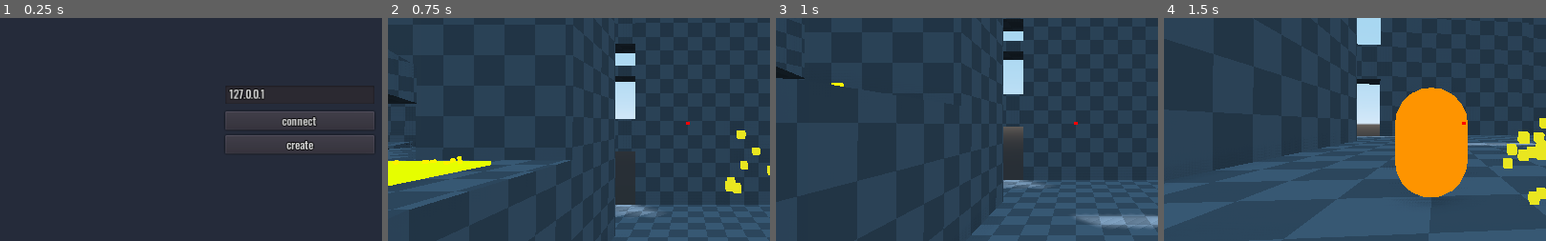
Above: before the commit, frames 1-4 (left to right).
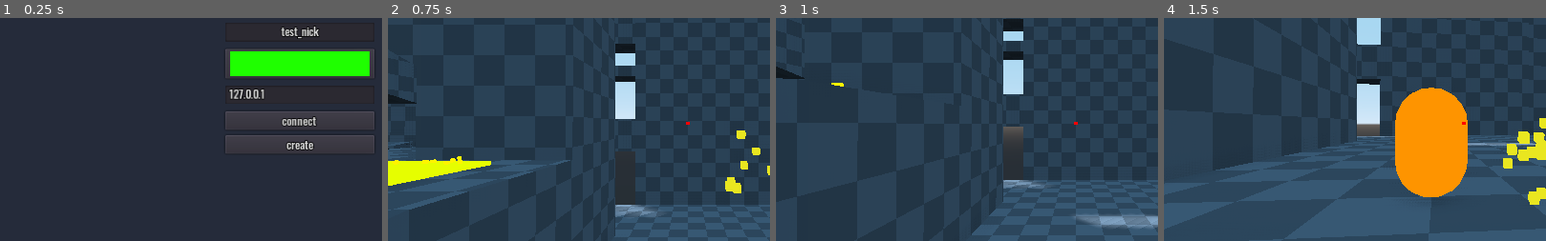
Above: after the commit, the same moments.

Repository: night-glider/freerun-shooter
Game: Godot game, scene res://world.tscn
Same seed, same stepped clock (60 frames per second), same inputs: the game is played once before the commit and once after it.
Inputs (mouse positions are % of the whole screen's width and height, from its top left):
- Up to frame 1 (0.25 s): no input
- Up to frame 2 (0.75 s): click "connect" at 0.5 s
- Up to frame 3 (1 s): no input
- Up to frame 4 (1.5 s): tap Enter at 1.25 s; move the mouse to (55, 50) at 1.27 s; press the mouse at (55, 50) at 1.28 s; hold W (move_forward) from 1.28 s (still down)
The pictures show only the part of the screen within x 11-61%, y 26-76%; the shares and areas given below are measured in that part.

The runs differ from the first frame. In frame 1, 4.9% of the frame differs, in the area x 59-98%, y 3-27%; in frame 2, nothing differs; in frame 3, nothing differs; in frame 4, nothing differs.
Error after the commit: Parse Error: Variable "Time" shadows a native class. (res://DrawLine3D.gd:7)

Commit message:
added color picker

Diff:
--- /dev/null
+++ b/DrawLine3D.gd
@@ -0,0 +1,97 @@
+extends Node2D
+
+class Line:
+	var Start
+	var End
+	var LineColor
+	var Time
+
+	func _init(Start, End, LineColor, Time):
+		self.Start = Start
+		self.End = End
+		self.LineColor = LineColor
+		self.Time = Time
+
+var Lines = []
+var RemovedLine = false
+
+func _process(delta):
+	for i in range(len(Lines)):
+		Lines[i].Time -= delta
+
+	if(len(Lines) > 0 || RemovedLine):
+		update() #Calls _draw
+		RemovedLine = false
+
+func _draw():
+	var Cam = get_viewport().get_camera()
+	for i in range(len(Lines)):
+		var ScreenPointStart = Cam.unproject_position(Lines[i].Start)
+		var ScreenPointEnd = Cam.unproject_position(Lines[i].End)
+
+		#Dont draw line if either start or end is considered behind the camera
+		#this causes the line to not be drawn sometimes but avoids a bug where the
+		#line is drawn incorrectly
+		if(Cam.is_position_behind(Lines[i].Start) ||
+			Cam.is_position_behind(Lines[i].End)):
+			continue
+
+		draw_line(ScreenPointStart, ScreenPointEnd, Lines[i].LineColor)
+
+	#Remove lines that have timed out
+	var i = Lines.size() - 1
+	while (i >= 0):
+		if(Lines[i].Time < 0.0):
+			Lines.remove(i)
+			RemovedLine = true
+		i -= 1
+
+func DrawLine(Start, End, LineColor, Time = 0.0):
+	Lines.append(Line.new(Start, End, LineColor, Time))
+
+func DrawRay(Start, Ray, LineColor, Time = 0.0):
+	Lines.append(Line.new(Start, Start + Ray, LineColor, Time))
+
+func DrawCube(Center, HalfExtents, LineColor, Time = 0.0):
+	#Start at the 'top left'
+	var LinePointStart = Center
+	LinePointStart.x -= HalfExtents
+	LinePointStart.y += HalfExtents
+	LinePointStart.z -= HalfExtents
+
+	#Draw top square
+	var LinePointEnd = LinePointStart + Vector3(0, 0, HalfExtents * 2.0)
+	DrawLine(LinePointStart, LinePointEnd, LineColor, Time);
+	LinePointStart = LinePointEnd
+	LinePointEnd = LinePointStart + Vector3(HalfExtents * 2.0, 0, 0)
+	DrawLine(LinePointStart, LinePointEnd, LineColor, Time);
+	LinePointStart = LinePointEnd
+	LinePointEnd = LinePointStart + Vector3(0, 0, -HalfExtents * 2.0)
+	DrawLine(LinePointStart, LinePointEnd, LineColor, Time);
+	LinePointStart = LinePointEnd
+	LinePointEnd = LinePointStart + Vector3(-HalfExtents * 2.0, 0, 0)
+	DrawLine(LinePointStart, LinePointEnd, LineColor, Time);
+
+	#Draw bottom square
+	LinePointStart = LinePointEnd + Vector3(0, -HalfExtents * 2.0, 0)
+	LinePointEnd = LinePointStart + Vector3(0, 0, HalfExtents * 2.0)
+	DrawLine(LinePointStart, LinePointEnd, LineColor, Time);
+	LinePointStart = LinePointEnd
+	LinePointEnd = LinePointStart + Vector3(HalfExtents * 2.0, 0, 0)
+	DrawLine(LinePointStart, LinePointEnd, LineColor, Time);
+	LinePointStart = LinePointEnd
+	LinePointEnd = LinePointStart + Vector3(0, 0, -HalfExtents * 2.0)
+	DrawLine(LinePointStart, LinePointEnd, LineColor, Time);
+	LinePointStart = LinePointEnd
+	LinePointEnd = LinePointStart + Vector3(-HalfExtents * 2.0, 0, 0)
+	DrawLine(LinePointStart, LinePointEnd, LineColor, Time);
+
+	#Draw vertical lines
+	LinePointStart = LinePointEnd
+	DrawRay(LinePointStart, Vector3(0, HalfExtents * 2.0, 0), LineColor, Time)
+	LinePointStart += Vector3(0, 0, HalfExtents * 2.0)
+	DrawRay(LinePointStart, Vector3(0, HalfExtents * 2.0, 0), LineColor, Time)
+	LinePointStart += Vector3(HalfExtents * 2.0, 0, 0)
+	DrawRay(LinePointStart, Vector3(0, HalfExtents * 2.0, 0), LineColor, Time)
+	LinePointStart += Vector3(0, 0, -HalfExtents * 2.0)
+	DrawRay(LinePointStart, Vector3(0, HalfExtents * 2.0, 0), LineColor, Time)
--- a/project.godot
+++ b/project.godot
@@ -13,6 +13,10 @@
 config/name="parkour"
 run/main_scene="res://world.tscn"
 config/icon="res://textures/icon.png"
+
+[autoload]
+
+DrawLine3d="*res://DrawLine3D.gd"
 
 [debug]
 
--- a/scenes/enemy.tscn
+++ b/scenes/enemy.tscn
@@ -20,9 +20,7 @@
 [sub_resource type="SpatialMaterial" id=5]
 flags_unshaded = true
 
-[node name="enemy" type="Area" groups=[
-"can_be_hit",
-]]
+[node name="enemy" type="Area" groups=["can_be_hit"]]
 script = ExtResource( 1 )
 
 [node name="CollisionShape" type="CollisionShape" parent="."]
--- a/scenes/player.tscn
+++ b/scenes/player.tscn
@@ -375,6 +375,31 @@
 "_edit_use_anchors_": false
 }
 
+[node name="ColorPickerButton" type="ColorPickerButton" parent="multiplayer"]
+anchor_right = 1.0
+margin_top = -50.0
+margin_bottom = -10.0
+grow_vertical = 0
+color = Color( 0.12549, 1, 0, 1 )
+edit_alpha = false
+__meta__ = {
+"_edit_use_anchors_": false
+}
+
+[node name="nickname" type="LineEdit" parent="multiplayer"]
+anchor_right = 1.0
+margin_top = -85.0
+margin_bottom = -60.0
+text = "test_nick"
+align = 1
+max_length = 20
+placeholder_text = "nickname"
+caret_blink = true
+caret_blink_speed = 0.1
+__meta__ = {
+"_edit_use_anchors_": false
+}
+
 [connection signal="pressed" from="debug_info/reset_score" to="." method="_on_reset_score_pressed"]
 [connection signal="pressed" from="multiplayer/connect" to="." method="_on_connect_pressed"]
 [connection signal="pressed" from="multiplayer/create" to="." method="_on_create_pressed"]
--- a/scenes/projectile.gd
+++ b/scenes/projectile.gd
@@ -8,40 +8,62 @@
 var scale_modifier:float
 
 
-func init(start_trans:Transform, accel:Vector3, vel:Vector3, dam:float, time:int):
+func init(start_trans:Transform, accel:Vector3, vel:Vector3, scale_modifier:float, dam:float, color:Color, time:int):
 	global_transform = start_trans
 	start_pos = start_trans.origin
 	acceleration = accel
 	velocity = vel
 	damage = dam
-	scale.x = 1 + damage/50
-	scale.y = 1 + damage/50
-	scale.z = 1 + damage/50
+	$MeshInstance.get("material/0").albedo_color = color
+	scale.x = damage/15
+	scale.y = damage/15
+	scale.z = damage/15
+	scale *= scale_modifier
 	start_time = time
 	var diff = OS.get_system_time_msecs() - start_time
 	diff /= 16.66667
 	global_transform.origin = start_pos + velocity * diff + acceleration * (diff * diff)
 
 	velocity -= acceleration * diff
-	print("created")
+	#print("created")
 
 
-func _process(delta):
+func _physics_process(delta):
+	look_at(global_transform.origin + velocity, Vector3.UP)
+	$RayCast.cast_to = Vector3(0,0,-1) * velocity.length()
+	$RayCast.force_update_transform()
+	$RayCast.force_raycast_update()
+	var test = $RayCast.get_collider()
+
+	if test is PhysicsBody:
+		#print("collided with" + test.name)
+		_on_Area_body_entered(test)
+	if test is Area:
+		#print("collided with" + test.name)
+		_on_Area_area_entered(test)
+	if test == null:
+		pass
+
+		#print("null")
+
 	global_transform.origin += velocity
 	velocity-=acceleration
 
+
 func _on_Area_body_entered(body):
+	if body.is_in_group("friend"):
+		return
+
+	#get_node("/root/world").projectile_destroy_effect(global_transform)
 	queue_free()
-	print("collided with " + body.name)
+	#print("collided with " + body.name)
 
 func _on_Area_area_entered(area):
-	if area.is_in_group("projectile"):
-		return
-
-	if area.name == "enemy":
+	if area.is_in_group("enemy"):
 		get_parent().damage(damage)
-	queue_free()
-	print("collided with area")
+		queue_free()
+	#get_node("/root/world").projectile_destroy_effect(global_transform)
+	#print("collided with area")
 
 
 func _on_Timer_timeout():
--- a/scenes/projectile.tscn
+++ b/scenes/projectile.tscn
@@ -8,9 +8,9 @@
 radial_segments = 8
 rings = 8
 
-[sub_resource type="SpatialMaterial" id=3]
+[sub_resource type="SpatialMaterial" id=6]
+resource_local_to_scene = true
 flags_unshaded = true
-albedo_color = Color( 0.819608, 0, 0, 1 )
 
 [sub_resource type="SphereShape" id=2]
 radius = 0.5
@@ -22,15 +22,20 @@
 [sub_resource type="SpatialMaterial" id=5]
 flags_transparent = true
 flags_unshaded = true
-albedo_color = Color( 1, 0.866667, 0, 0.270588 )
+albedo_color = Color( 1, 0.866667, 0, 0.0980392 )
+
+[sub_resource type="CubeMesh" id=7]
+size = Vector3( 0.2, 0.2, 3 )
 
 [node name="projectile" type="Spatial"]
 script = ExtResource( 1 )
 
 [node name="MeshInstance" type="MeshInstance" parent="."]
 transform = Transform( 1, 0, 0, 0, 1, 0, 0, 0, 1, 0, 0, -0.5 )
+cast_shadow = 0
+generate_lightmap = false
 mesh = SubResource( 1 )
-material/0 = SubResource( 3 )
+material/0 = SubResource( 6 )
 
 [node name="Area" type="Area" parent="." groups=["projectile"]]
 transform = Transform( 1, 0, 0, 0, 1, 0, 0, 0, 1, 0, 0, -0.5 )
@@ -47,6 +52,17 @@
 wait_time = 10.0
 autostart = true
 
+[node name="RayCast" type="RayCast" parent="."]
+cast_to = Vector3( 0, 0, -1 )
+collide_with_areas = true
+debug_shape_custom_color = Color( 0.945098, 1, 0, 1 )
+debug_shape_thickness = 5.0
+
+[node name="MeshInstance3" type="MeshInstance" parent="."]
+transform = Transform( 1, 0, 0, 0, 1, 0, 0, 0, 1, 0, 0, -2 )
+mesh = SubResource( 7 )
+material/0 = null
+
 [connection signal="area_entered" from="Area" to="." method="_on_Area_area_entered"]
 [connection signal="body_entered" from="Area" to="." method="_on_Area_body_entered"]
 [connection signal="timeout" from="Timer" to="." method="_on_Timer_timeout"]
--- a/scenes/scripts/enemy.gd
+++ b/scenes/scripts/enemy.gd
@@ -1,6 +1,9 @@
 extends Area
 
 var target_trans = Transform()
+
+func change_color(new_col:Color):
+	$MeshInstance.mesh.material.albedo_color = new_col
 
 func set_pos(trans:Transform):
 	target_trans = trans
--- a/scenes/scripts/player.gd
+++ b/scenes/scripts/player.gd
@@ -16,6 +16,9 @@
 var can_doublejump = 1 #заполняется постепенно до 1
 var doublejump_spd = 0.01
 
+onready var color = $multiplayer/ColorPickerButton.color
+var nickname
+
 var current_weapon
 
 #анимация камеры
@@ -149,7 +152,7 @@
 	cam_id.rotation_degrees.x -= mouse_delta.y * mouse_sensitivity
 	rotation_degrees.y -= mouse_delta.x * mouse_sensitivity
 
-	cam_id.rotation_degrees.x = clamp(cam_id.rotation_degrees.x,-80,80)
+	cam_id.rotation_degrees.x = clamp(cam_id.rotation_degrees.x,-90,90)
 
 	mouse_delta.y = 0
 	mouse_delta.x = 0
@@ -280,6 +283,9 @@
 
 
 func _on_connect_pressed():
+	nickname = $multiplayer/nickname.text
+	color = $multiplayer/ColorPickerButton.color
+
 	Input.set_mouse_mode(Input.MOUSE_MODE_CAPTURED)
 	$background.queue_free()
 	$multiplayer.queue_free()
@@ -287,6 +293,9 @@
 
 
 func _on_create_pressed():
+	nickname = $multiplayer/nickname.text
+	color = $multiplayer/ColorPickerButton.color
+
 	Input.set_mouse_mode(Input.MOUSE_MODE_CAPTURED)
 	$background.queue_free()
 	$multiplayer.queue_free()
--- /dev/null
+++ b/scenes/weapons/bullet_destroy_effect.gd
@@ -0,0 +1,8 @@
+extends Particles
+
+func _ready():
+	emitting = true
+
+
+func _on_Timer_timeout():
+	queue_free()
--- /dev/null
+++ b/scenes/weapons/bullet_destroy_effect.tscn
@@ -0,0 +1,39 @@
+[gd_scene load_steps=7 format=2]
+
+[ext_resource path="res://scenes/weapons/bullet_destroy_effect.gd" type="Script" id=1]
+
+[sub_resource type="Curve" id=11]
+_data = [ Vector2( 0, 1 ), 0.0, 0.0, 0, 0, Vector2( 1, 0 ), 0.0, 0.0, 0, 0 ]
+
+[sub_resource type="CurveTexture" id=10]
+width = 128
+curve = SubResource( 11 )
+
+[sub_resource type="ParticlesMaterial" id=12]
+direction = Vector3( 0, 0, 1 )
+gravity = Vector3( 0, -1, 0 )
+initial_velocity = 10.0
+damping = 2.0
+scale_curve = SubResource( 10 )
+
+[sub_resource type="SpatialMaterial" id=8]
+flags_unshaded = true
+albedo_color = Color( 0.945098, 1, 0, 1 )
+
+[sub_resource type="CubeMesh" id=13]
+material = SubResource( 8 )
+size = Vector3( 0.25, 0.25, 0.25 )
+
+[node name="Particles" type="Particles"]
+emitting = false
+lifetime = 0.25
+one_shot = true
+explosiveness = 1.0
+process_material = SubResource( 12 )
+draw_pass_1 = SubResource( 13 )
+script = ExtResource( 1 )
+
+[node name="Timer" type="Timer" parent="."]
+autostart = true
+
+[connection signal="timeout" from="Timer" to="." method="_on_Timer_timeout"]
--- a/scenes/weapons/scripts/revolver.gd
+++ b/scenes/weapons/scripts/revolver.gd
@@ -2,7 +2,12 @@
 var trail = preload("res://scenes/weapons/bullet_trail.tscn")
 var max_ammo = 6
 var ammo = 6
-var damage = 80
+var damage = 50
+var bullet_spd = 1
+var bullet_gravity = 0.001
+var bullet_scale_modifier = 1
+
+
 var can_shoot = true
 var baraban_spd = 0
 
@@ -17,10 +22,11 @@
 		baraban_spd = 5
 
 		var trans:Transform = $shoot_here/projectile_pos.global_transform
-		var velocity:Vector3 = -$shoot_here/projectile_pos.global_transform.basis.z * 1
-		var accel = Vector3.UP*0.001
+		var velocity:Vector3 = -$shoot_here/projectile_pos.global_transform.basis.z * bullet_spd
+		var accel = Vector3.UP*bullet_gravity
+		var color = get_parent().get_parent().color
 		var time = OS.get_system_time_msecs()
-		get_node("/root/world").rpc("create_projectile",trans, accel, velocity, 25, time)
+		get_node("/root/world").rpc("create_projectile",trans, accel, velocity, bullet_scale_modifier, damage, color, time)
 
 
 
--- a/scenes/weapons/scripts/rifle.gd
+++ b/scenes/weapons/scripts/rifle.gd
@@ -2,6 +2,9 @@
 var trail = preload("res://scenes/weapons/bullet_trail.tscn")
 var max_ammo = 30
 var damage = 15
+var bullet_spd = 1
+var bullet_gravity = 0.0025
+var bullet_scale_modifier = 1
 var ammo = max_ammo
 var can_shoot = true
 
@@ -15,10 +18,11 @@
 
 		$shoot_here/projectile_pos.rotation_degrees.y = 0
 		var trans:Transform = $shoot_here/projectile_pos.global_transform
-		var velocity:Vector3 = -$shoot_here/projectile_pos.global_transform.basis.z * 1
-		var accel = Vector3.UP*0.0025
+		var velocity:Vector3 = -$shoot_here/projectile_pos.global_transform.basis.z * bullet_spd
+		var accel = Vector3.UP*bullet_gravity
+		var color = get_parent().get_parent().color
 		var time = OS.get_system_time_msecs()
-		get_node("/root/world").rpc("create_projectile",trans, accel, velocity, 25, time)
+		get_node("/root/world").rpc("create_projectile",trans, accel, velocity, bullet_scale_modifier, damage, color, time)
 
 		ammo-=1
 		can_shoot = false
--- a/scenes/weapons/scripts/shotgun.gd
+++ b/scenes/weapons/scripts/shotgun.gd
@@ -3,6 +3,9 @@
 var max_ammo = 2
 var ammo = 2
 var damage = 10
+var bullet_spd = 1
+var bullet_gravity = 0.01
+var bullet_scale_modifier = 3
 var can_shoot = true
 
 func shoot():
@@ -16,28 +19,31 @@
 		for i in 5:
 			$shoot_here/projectile_pos.rotation_degrees.y = (i+1) * 4
 			var trans:Transform = $shoot_here/projectile_pos.global_transform
-			var velocity:Vector3 = -$shoot_here/projectile_pos.global_transform.basis.z * 1
-			var accel = Vector3.UP*0.01
+			var velocity:Vector3 = -$shoot_here/projectile_pos.global_transform.basis.z * bullet_spd
+			var accel = Vector3.UP*bullet_gravity
+			var color = get_parent().get_parent().color
 			var time = OS.get_system_time_msecs()
-			get_node("/root/world").rpc("create_projectile",trans, accel, velocity, 25, time)
+			get_node("/root/world").rpc("create_projectile",trans, accel, velocity, bullet_scale_modifier, damage, color, time)
 		for i in 5:
 			$shoot_here/projectile_pos.rotation_degrees.y = (i+1) * -4
 			var trans:Transform = $shoot_here/projectile_pos.global_transform
-			var velocity:Vector3 = -$shoot_here/projectile_pos.global_transform.basis.z * 1
-			var accel = Vector3.UP*0.01
+			var velocity:Vector3 = -$shoot_here/projectile_pos.global_transform.basis.z * bullet_spd
+			var accel = Vector3.UP*bullet_gravity
+			var color = get_parent().get_parent().color
 			var time = OS.get_system_time_msecs()
-			get_node("/root/world").rpc("create_projectile",trans, accel, velocity, 25, time)
+			get_node("/root/world").rpc("create_projectile",trans, accel, velocity, bullet_scale_modifier, damage, color, time)
 
 		$shoot_here/projectile_pos.rotation_degrees.y = 0
 		var trans:Transform = $shoot_here/projectile_pos.global_transform
-		var velocity:Vector3 = -$shoot_here/projectile_pos.global_transform.basis.z * 1
-		var accel = Vector3.UP*0.01
+		var velocity:Vector3 = -$shoot_here/projectile_pos.global_transform.basis.z * bullet_spd
+		var accel = Vector3.UP*bullet_gravity
+		var color = get_parent().get_parent().color
 		var time = OS.get_system_time_msecs()
-		get_node("/root/world").rpc("create_projectile",trans, accel, velocity, 25, time)
+		get_node("/root/world").rpc("create_projectile",trans, accel, velocity, bullet_scale_modifier, damage, color, time)
 
 		translation.z += 0.5
 		rotation_degrees.x = 5
-		get_parent().get_parent().shake_camera(0.05, 10)
+
 
 func reload():
 	$cooldown.start()
--- a/scenes/weapons/shotgun.tscn
+++ b/scenes/weapons/shotgun.tscn
@@ -57,6 +57,7 @@
 draw_pass_1 = SubResource( 5 )
 
 [node name="projectile_pos" type="Spatial" parent="shoot_here"]
+transform = Transform( 1, 0, 0, 0, 1, 0, 0, 0, 1, 0, 0, -1.10167 )
 
 [node name="AnimationPlayer" type="AnimationPlayer" parent="."]
 anims/reload = SubResource( 6 )
--- a/world.gd
+++ b/world.gd
@@ -1,6 +1,8 @@
 extends Spatial
 var trail = preload("res://scenes/weapons/bullet_trail.tscn")
+var bullet_destroy_effect = preload("res://scenes/weapons/bullet_destroy_effect.tscn")
 var network_active = false
+var player
 
 func _ready():
 	get_tree().connect("network_peer_connected", self, "_player_connected")
@@ -41,6 +43,8 @@
 	peer.transfer_mode = NetworkedMultiplayerPeer.TRANSFER_MODE_UNRELIABLE
 	peer.create_server(6969, 10)
 	get_tree().network_peer = peer
+	print(get_tree().get_network_unique_id())
+
 	#OS.alert("server_created")
 
 
@@ -50,6 +54,7 @@
 	peer.transfer_mode = NetworkedMultiplayerPeer.TRANSFER_MODE_UNRELIABLE
 	peer.create_client(ip, 6969)
 	get_tree().network_peer = peer
+	print(get_tree().get_network_unique_id())
 	#OS.alert("connected")
 
 func _process(delta):
@@ -57,13 +62,22 @@
 		rpc_unreliable("_set_pos", $player.transform)
 
 func _player_connected(id):
+	rpc("update_player_info", $player.nickname, $player.color)
 	network_active = true
 
 func _player_disconnected(id):
 	OS.alert("disconected")
 
+func projectile_destroy_effect(trans:Transform):
+	var new_effect = bullet_destroy_effect.instance()
+	new_effect.global_transform = trans
+	add_child(new_effect)
 
-remotesync func create_projectile(start:Transform, accel:Vector3, vel:Vector3, damage:float, time:int):
+remotesync func create_projectile(start:Transform, accel:Vector3, vel:Vector3, scale_mod:float, damage:float, color:Color, time:int):
 	var proj = preload("res://scenes/projectile.tscn").instance()
 	add_child(proj)
-	proj.init(start, accel, vel, damage, time)
+	proj.init(start, accel, vel, scale_mod, damage, color, time)
+
+remote func update_player_info(nickname:String, color:Color):
+	$enemy.change_color(color)
+	pass
--- a/world.tscn
+++ b/world.tscn
@@ -21,10 +21,10 @@
 shadow_enabled = true
 directional_shadow_max_distance = 200.0
 
-[node name="player" parent="." instance=ExtResource( 2 )]
+[node name="player" parent="." groups=["friend"] instance=ExtResource( 2 )]
 transform = Transform( 1, 0, 0, 0, 1, 0, 0, 0, 1, 0, 18.104, 9 )
 
-[node name="enemy" parent="." instance=ExtResource( 7 )]
+[node name="enemy" parent="." groups=["enemy"] instance=ExtResource( 7 )]
 
 [node name="map" type="MeshInstance" parent="."]
 transform = Transform( 1, 0, 0, 0, -4.37114e-08, 1, 0, -1, -4.37114e-08, -35, 0, 0 )
Not shown: 1 places in scenes/projectile.tscn that only renumber resources
